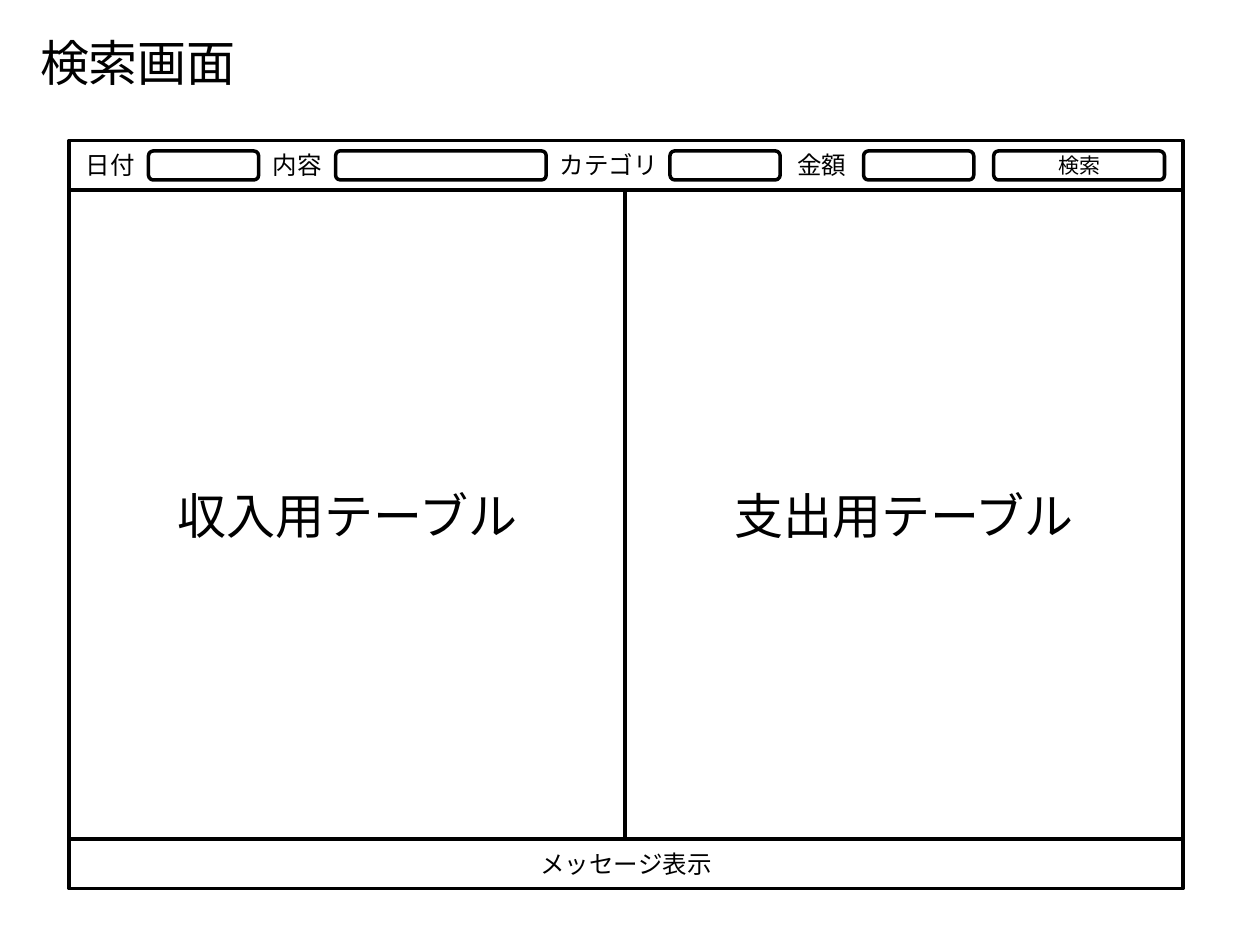
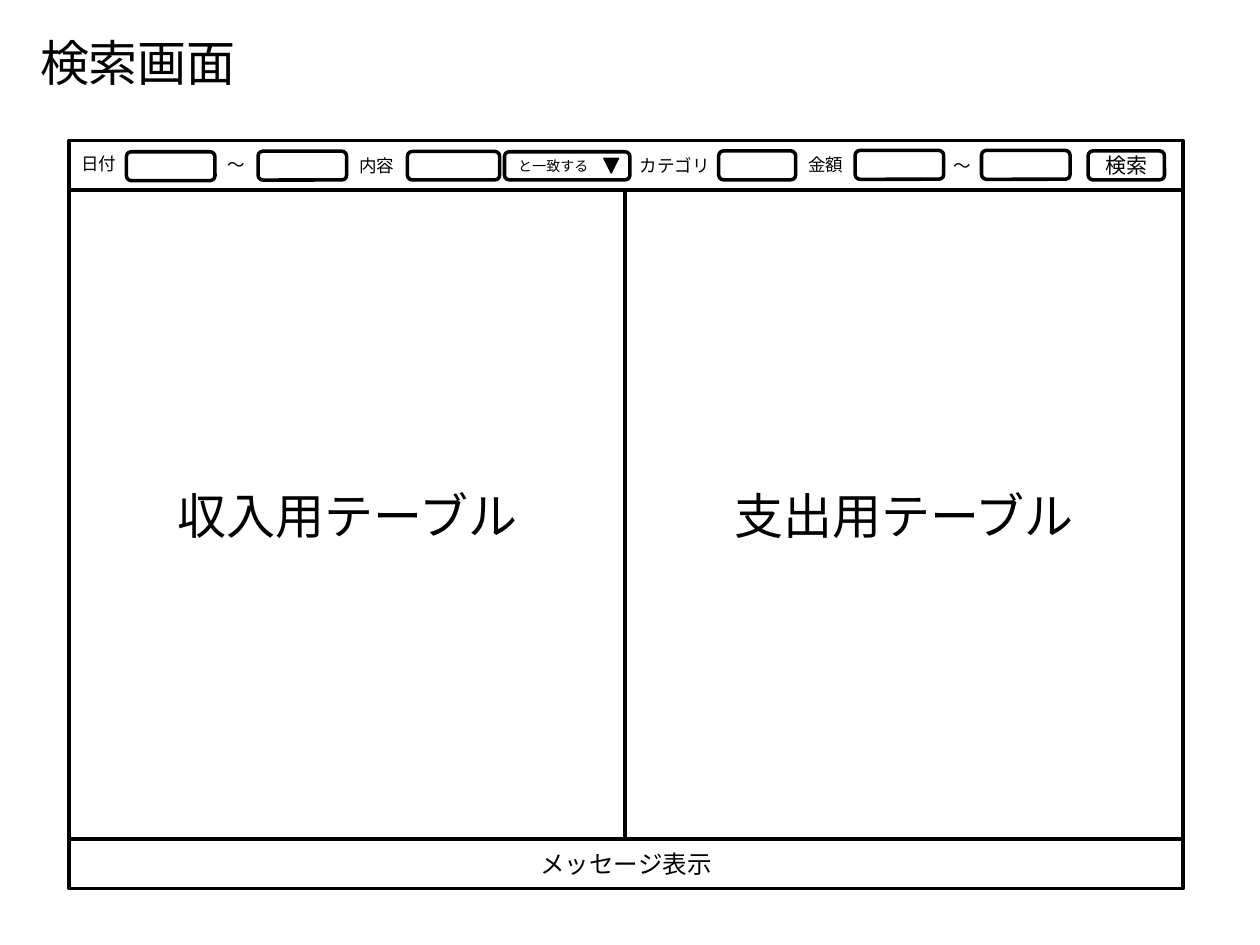
Before and after one commit to Leonis0813/chort, a slide deck: slide 2 of zosma/interface/ui.pptx. Drawn at 1260x945 pixels with LibreOffice and Linux fonts; fonts in the diff are those of the drawing. Boxes give left, top, right and bottom in pixels: in the first picture for what was removed or moved away, otherwise in the second. Text is boxed around its words. In the diff, an @@ line names an element or a change of style, - is before the commit and + after.

Commit message:
update ui

```diff
--- a/zosma/interface/ui.pptx
+++ b/zosma/interface/ui.pptx
@@ size 14 to 10 pt in 4 elements at bbox=[808, 156, 843, 172], bbox=[81, 155, 116, 172], bbox=[640, 157, 710, 173], bbox=[359, 157, 394, 174] @@
@@ text "内容": place and size @@
-text "内容" at bbox=[273, 153, 322, 176]
+text "内容" at bbox=[359, 157, 394, 174]
@@ text "カテゴリ": place and size @@
-text "カテゴリ" at bbox=[560, 153, 658, 175]
+text "カテゴリ" at bbox=[640, 157, 710, 173]
@@ text "金額": place and size @@
-text "金額" at bbox=[797, 153, 846, 176]
+text "金額" at bbox=[808, 156, 843, 172]
@@ rounded rectangle: place and size @@
-rounded rectangle at bbox=[149, 151, 258, 180]
+rounded rectangle at bbox=[126, 151, 214, 180]
@@ text added at bbox=[227, 162, 245, 167], 10 pt, text #000000 @@
+〜
@@ rounded rectangle added at bbox=[258, 151, 346, 180], outline #000000 2 pt @@
@@ rounded rectangle: place and size @@
-rounded rectangle at bbox=[335, 151, 546, 180]
+rounded rectangle at bbox=[407, 151, 499, 180]
@@ rounded rectangle added at bbox=[504, 151, 630, 179], outline #000000 2 pt, 8 pt, text #000000 @@
+と一致する
@@ triangle added at bbox=[604, 159, 619, 174], fill #000000, outline #000000 0.75 pt @@
@@ rounded rectangle: place and size @@
-rounded rectangle at bbox=[670, 151, 780, 180]
+rounded rectangle at bbox=[718, 151, 795, 180]
@@ rounded rectangle: place and size @@
-rounded rectangle at bbox=[863, 151, 973, 180]
+rounded rectangle at bbox=[856, 150, 944, 179]
@@ text added at bbox=[954, 163, 972, 168], 10 pt, text #000000 @@
+〜
@@ rounded rectangle added at bbox=[982, 150, 1070, 179], outline #000000 2 pt @@
@@ rounded rectangle "検索": place and size @@
-rounded rectangle "検索" at bbox=[994, 151, 1166, 180]
+rounded rectangle "検索" at bbox=[1089, 151, 1166, 180]
```
Also in this commit, not shown: 1 other slide changed.
